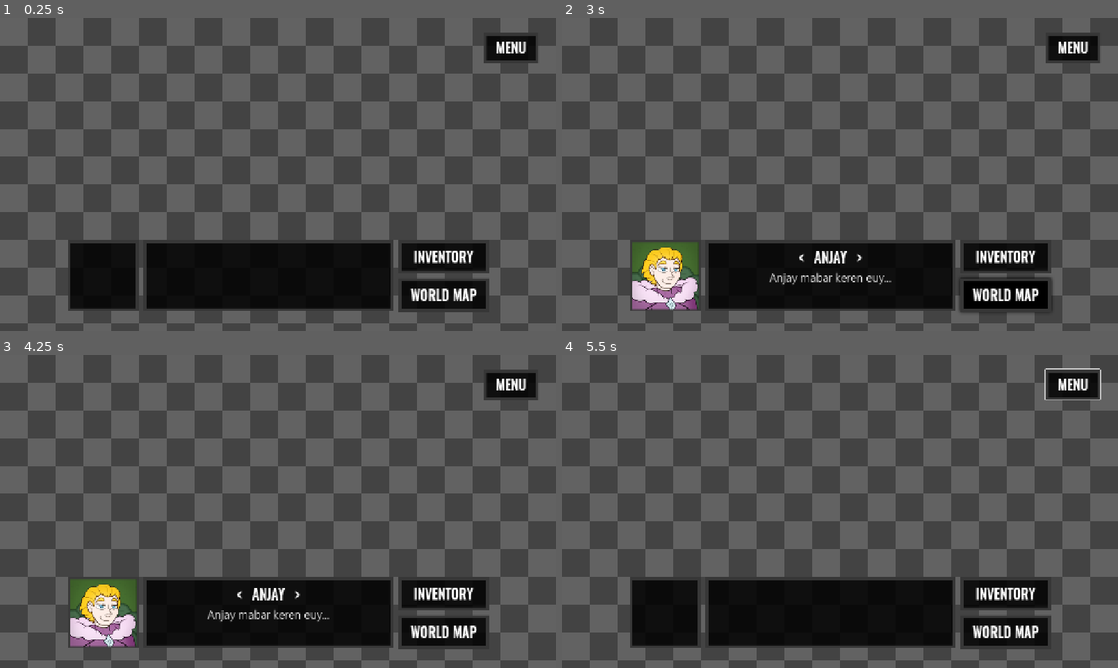
Above: before the commit, frames 1-4 (two rows, left to right).
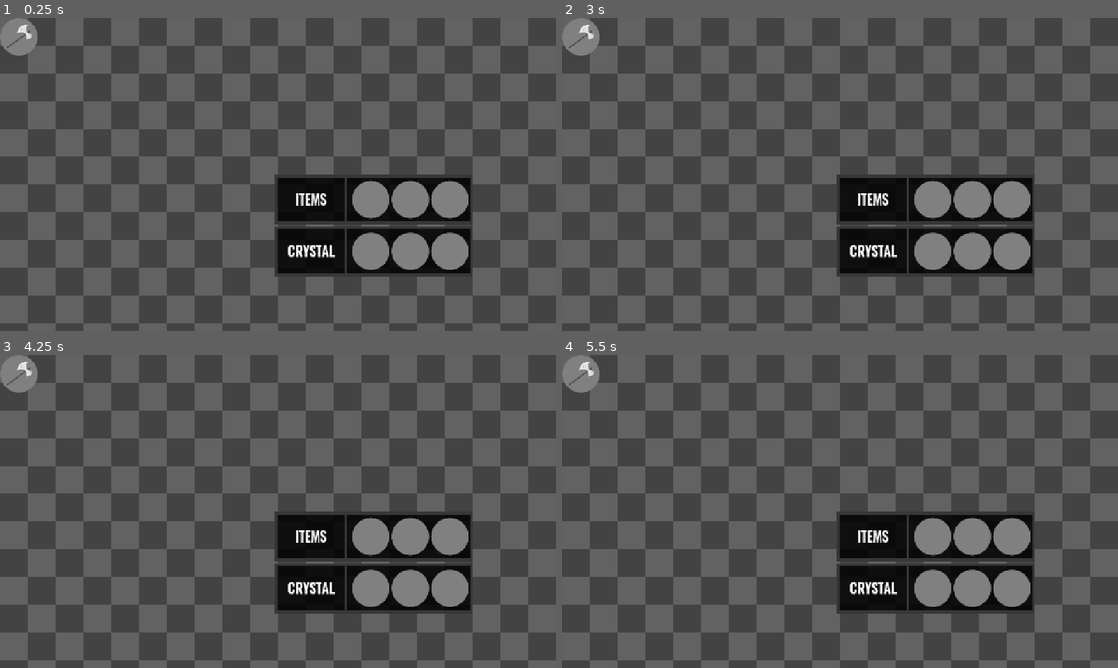
Above: after the commit, the same moments.

Repository: Piyan0/tim_movement
Game: Godot game, scene res://ui/inventory_v2/inventory_v2.tscn
The game is run twice, just before and just after one commit, with the same random seed, the same clock (stepped at 60 frames per second) and the same inputs. Before the commit the project starts from res://ui/game_hud/hud.tscn.
Inputs (mouse positions are in pixels of both pictures, inside the frame that each line leads up to):
- Up to frame 1 (0.25 s): no input
- Up to frame 2 (3 s): click (1006, 255) at 0.52 s; tap Enter (ui_accept) at 1.25, 2.75 s; drag from (840, 174) to (895, 105) at 1.27 s; drag from (1006, 255) to (812, 237) at 2.02 s; move the mouse to (1006, 293) at 2.77 s; hold Right (ui_right) from 2.78 s (still down); click (1006, 293) at 2.92 s
- Up to frame 3 (4.25 s): release Right (ui_right) at 3.5 s; tap Enter (ui_accept) at 3.5 s; drag from (511, 383) to (111, 464) at 3.52 s
- Up to frame 4 (5.5 s): tap Enter (ui_accept) at 4.25, 4.52, 5 s; move the mouse to (1006, 558) at 4.27 s; hold Left (ui_left) 4.28-5 s; click (1006, 558) at 4.42 s; drag from (673, 464) to (756, 433) at 5.02 s

The runs differ from the first frame. In frame 1, 22% of the frame differs, in the area x 0-97%, y 0-94%; in frame 2, 22%; in frame 3, 22%; in frame 4, 22%.

Commit message:
Commit at 09/06/2026 10:51:02,38

Diff:
--- a/project.godot
+++ b/project.godot
@@ -11,7 +11,7 @@
 [application]
 
 config/name="tim"
-run/main_scene="uid://bxikvddg4fkyy"
+run/main_scene="uid://dxd41a5vnfasq"
 config/features=PackedStringArray("4.6", "Mobile")
 config/icon="res://icon.svg"
 
--- /dev/null
+++ b/ui/inventory_v2/inventory_v2.tscn
@@ -0,0 +1,161 @@
+[gd_scene format=3 uid="uid://dxd41a5vnfasq"]
+
+[ext_resource type="Shader" uid="uid://c31cufiojvdf0" path="res://assets/shaders/checkerboard_pattern.gdshader" id="1_gmugl"]
+[ext_resource type="Texture2D" uid="uid://db2u8vpclgclq" path="res://assets/ui/frame_black.png" id="2_1no85"]
+[ext_resource type="LabelSettings" uid="uid://dqvc2kyhvjdcy" path="res://assets/ui/style/label_name.tres" id="3_f8eej"]
+[ext_resource type="Texture2D" uid="uid://dhm4yqddqb2oe" path="res://ui/inventory_v2/item_slot_frame.png" id="4_1no85"]
+[ext_resource type="PackedScene" uid="uid://c51and35ymab2" path="res://ui/inventory_v2/item_slot.tscn" id="5_f8eej"]
+
+[sub_resource type="ShaderMaterial" id="ShaderMaterial_n3jqo"]
+shader = ExtResource("1_gmugl")
+shader_parameter/size = 25.0
+shader_parameter/color1 = Color(0.3854925, 0.38549247, 0.38549247, 1)
+shader_parameter/color2 = Color(0.2617191, 0.26171914, 0.2617191, 1)
+
+[sub_resource type="StyleBoxEmpty" id="StyleBoxEmpty_hlbc2"]
+
+[node name="InventoryV2" type="Control" unique_id=1523090361]
+layout_mode = 3
+anchors_preset = 15
+anchor_right = 1.0
+anchor_bottom = 1.0
+grow_horizontal = 2
+grow_vertical = 2
+
+[node name="Control" type="ColorRect" parent="." unique_id=1228852583]
+material = SubResource("ShaderMaterial_n3jqo")
+layout_mode = 1
+anchors_preset = 15
+anchor_right = 1.0
+anchor_bottom = 1.0
+grow_horizontal = 2
+grow_vertical = 2
+mouse_filter = 1
+
+[node name="VBoxContainer" type="VBoxContainer" parent="." unique_id=1354510956]
+layout_mode = 0
+offset_left = 632.0
+offset_top = 360.0
+offset_right = 1089.0
+offset_bottom = 594.0
+
+[node name="PanelContainer" type="PanelContainer" parent="VBoxContainer" unique_id=1663591753]
+layout_mode = 2
+theme_override_styles/panel = SubResource("StyleBoxEmpty_hlbc2")
+
+[node name="TextureRect" type="NinePatchRect" parent="VBoxContainer/PanelContainer" unique_id=1360011300]
+layout_mode = 2
+texture = ExtResource("2_1no85")
+patch_margin_left = 10
+patch_margin_top = 11
+patch_margin_right = 10
+patch_margin_bottom = 10
+
+[node name="HBoxContainer" type="HBoxContainer" parent="VBoxContainer/PanelContainer" unique_id=187646026]
+layout_mode = 2
+theme_override_constants/separation = 0
+
+[node name="MarginContainer" type="MarginContainer" parent="VBoxContainer/PanelContainer/HBoxContainer" unique_id=183872535]
+layout_mode = 2
+theme_override_constants/margin_left = 30
+theme_override_constants/margin_right = 24
+
+[node name="Label" type="Label" parent="VBoxContainer/PanelContainer/HBoxContainer/MarginContainer" unique_id=1517769913]
+custom_minimum_size = Vector2(108, 0)
+layout_mode = 2
+text = "ITEMS"
+label_settings = ExtResource("3_f8eej")
+horizontal_alignment = 1
+
+[node name="ColorRect" type="ColorRect" parent="VBoxContainer/PanelContainer/HBoxContainer" unique_id=1751033643]
+custom_minimum_size = Vector2(6, 0)
+layout_mode = 2
+color = Color(0.21568628, 0.21568628, 0.21568628, 1)
+
+[node name="MarginContainer2" type="MarginContainer" parent="VBoxContainer/PanelContainer/HBoxContainer" unique_id=1615881633]
+layout_mode = 2
+theme_override_constants/margin_left = 10
+theme_override_constants/margin_top = 14
+theme_override_constants/margin_right = 10
+theme_override_constants/margin_bottom = 14
+
+[node name="HBoxContainer" type="HBoxContainer" parent="VBoxContainer/PanelContainer/HBoxContainer/MarginContainer2" unique_id=995143124]
+layout_mode = 2
+
+[node name="TextureRect" type="TextureRect" parent="VBoxContainer/PanelContainer/HBoxContainer/MarginContainer2/HBoxContainer" unique_id=657985124]
+layout_mode = 2
+size_flags_vertical = 4
+texture = ExtResource("4_1no85")
+
+[node name="TextureRect2" type="TextureRect" parent="VBoxContainer/PanelContainer/HBoxContainer/MarginContainer2/HBoxContainer" unique_id=820908946]
+layout_mode = 2
+size_flags_vertical = 4
+texture = ExtResource("4_1no85")
+
+[node name="TextureRect3" type="TextureRect" parent="VBoxContainer/PanelContainer/HBoxContainer/MarginContainer2/HBoxContainer" unique_id=1526747797]
+layout_mode = 2
+size_flags_vertical = 4
+texture = ExtResource("4_1no85")
+
+[node name="PanelContainer2" type="PanelContainer" parent="VBoxContainer" unique_id=307174392]
+layout_mode = 2
+theme_override_styles/panel = SubResource("StyleBoxEmpty_hlbc2")
+
+[node name="TextureRect" type="NinePatchRect" parent="VBoxContainer/PanelContainer2" unique_id=641798179]
+layout_mode = 2
+texture = ExtResource("2_1no85")
+patch_margin_left = 10
+patch_margin_top = 11
+patch_margin_right = 10
+patch_margin_bottom = 10
+
+[node name="HBoxContainer" type="HBoxContainer" parent="VBoxContainer/PanelContainer2" unique_id=1986610214]
+layout_mode = 2
+theme_override_constants/separation = 0
+
+[node name="MarginContainer" type="MarginContainer" parent="VBoxContainer/PanelContainer2/HBoxContainer" unique_id=705864647]
+layout_mode = 2
+theme_override_constants/margin_left = 30
+theme_override_constants/margin_right = 24
+
+[node name="Label" type="Label" parent="VBoxContainer/PanelContainer2/HBoxContainer/MarginContainer" unique_id=1938471105]
+layout_mode = 2
+text = "CRYSTAL"
+label_settings = ExtResource("3_f8eej")
+
+[node name="ColorRect" type="ColorRect" parent="VBoxContainer/PanelContainer2/HBoxContainer" unique_id=717121919]
+custom_minimum_size = Vector2(6, 0)
+layout_mode = 2
+color = Color(0.21568628, 0.21568628, 0.21568628, 1)
+
+[node name="MarginContainer2" type="MarginContainer" parent="VBoxContainer/PanelContainer2/HBoxContainer" unique_id=1273303865]
+layout_mode = 2
+theme_override_constants/margin_left = 10
+theme_override_constants/margin_top = 14
+theme_override_constants/margin_right = 10
+theme_override_constants/margin_bottom = 14
+
+[node name="HBoxContainer" type="HBoxContainer" parent="VBoxContainer/PanelContainer2/HBoxContainer/MarginContainer2" unique_id=43842484]
+layout_mode = 2
+
+[node name="TextureRect" type="TextureRect" parent="VBoxContainer/PanelContainer2/HBoxContainer/MarginContainer2/HBoxContainer" unique_id=16737346]
+layout_mode = 2
+size_flags_vertical = 4
+texture = ExtResource("4_1no85")
+
+[node name="TextureRect2" type="TextureRect" parent="VBoxContainer/PanelContainer2/HBoxContainer/MarginContainer2/HBoxContainer" unique_id=584382824]
+layout_mode = 2
+size_flags_vertical = 4
+texture = ExtResource("4_1no85")
+
+[node name="TextureRect3" type="TextureRect" parent="VBoxContainer/PanelContainer2/HBoxContainer/MarginContainer2/HBoxContainer" unique_id=173034160]
+layout_mode = 2
+size_flags_vertical = 4
+texture = ExtResource("4_1no85")
+
+[node name="ItemSlot" parent="." unique_id=84334891 instance=ExtResource("5_f8eej")]
+layout_mode = 0
+offset_left = 0.0
+offset_top = 0.0
+offset_right = 87.0
+offset_bottom = 87.0
--- /dev/null
+++ b/ui/inventory_v2/item_slot.gd
@@ -0,0 +1,5 @@
+class_name ItemSlot
+extends PanelContainer
+
+func _gui_input(event: InputEvent) -> void:
+    pass
--- /dev/null
+++ b/ui/inventory_v2/item_slot.tscn
@@ -0,0 +1,27 @@
+[gd_scene format=3 uid="uid://c51and35ymab2"]
+
+[ext_resource type="Texture2D" uid="uid://dhm4yqddqb2oe" path="res://ui/inventory_v2/item_slot_frame.png" id="1_drxnn"]
+[ext_resource type="Script" uid="uid://bgj3d6f30o5xf" path="res://ui/inventory_v2/item_slot.gd" id="1_iq3no"]
+[ext_resource type="Texture2D" uid="uid://1lpxvxlv8lkh" path="res://assets/items/FD_Item_Axe_BIG_01.png" id="2_iq3no"]
+
+[sub_resource type="StyleBoxEmpty" id="StyleBoxEmpty_1no85"]
+
+[node name="ItemSlot" type="PanelContainer" unique_id=84334891]
+offset_left = 753.0
+offset_top = 192.0
+offset_right = 840.0
+offset_bottom = 279.0
+theme_override_styles/panel = SubResource("StyleBoxEmpty_1no85")
+script = ExtResource("1_iq3no")
+
+[node name="Item" type="TextureRect" parent="." unique_id=1432371075]
+layout_mode = 2
+size_flags_vertical = 4
+texture = ExtResource("1_drxnn")
+
+[node name="Item2" type="TextureRect" parent="." unique_id=952117438]
+layout_mode = 2
+size_flags_horizontal = 4
+size_flags_vertical = 4
+texture = ExtResource("2_iq3no")
+stretch_mode = 2
Binary file removed: assets/items/Book 2.png
Binary file removed: assets/items/Candle.png
Binary file added: assets/items/FD_Item_Axe_BIG_01.png
Not shown, added: assets/items/FD_Item_Axe_BIG_01.png.import
Binary file added: assets/items/FD_Item_BookOfSpells_BIG_01.png
Not shown, added: assets/items/FD_Item_BookOfSpells_BIG_01.png.import
Binary file added: assets/items/FD_Item_BottleOfMead_BIG_01.png
Not shown, added: assets/items/FD_Item_BottleOfMead_BIG_01.png.import
Binary file added: assets/items/FD_Item_GoldenChalice_BIG_01.png
Not shown, added: assets/items/FD_Item_GoldenChalice_BIG_01.png.import
Binary file added: assets/items/FD_Item_GoldenRing_BIG_01.png
Not shown, added: assets/items/FD_Item_GoldenRing_BIG_01.png.import
(and 13 more such lines)
